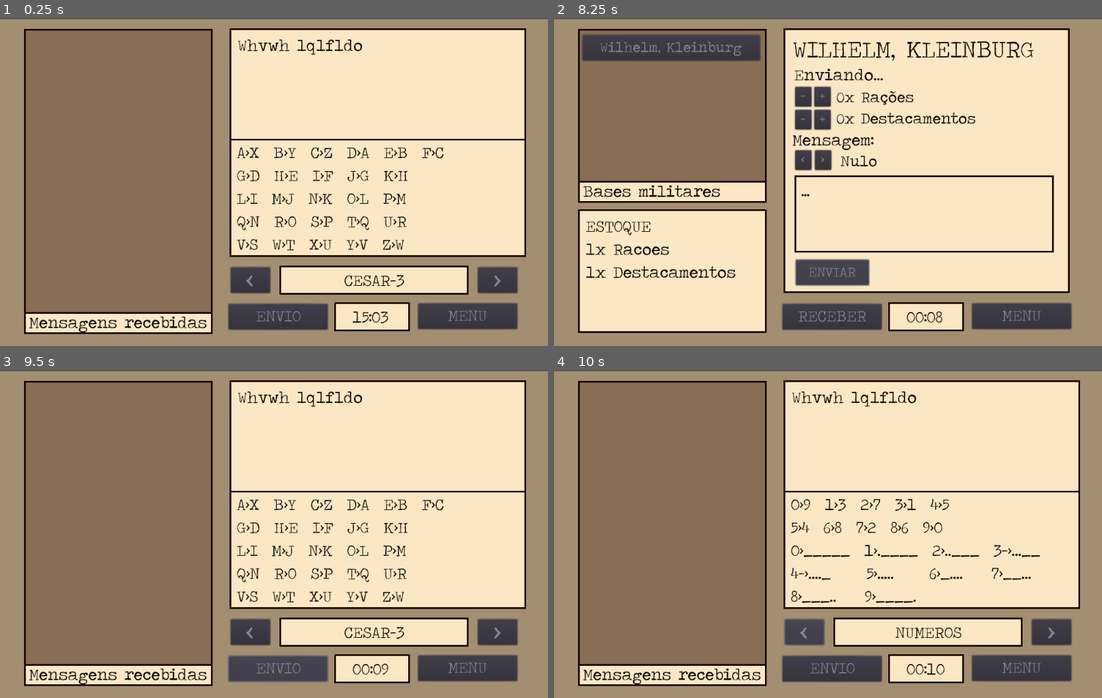
Above: before the commit, frames 1-4 (two rows, left to right).
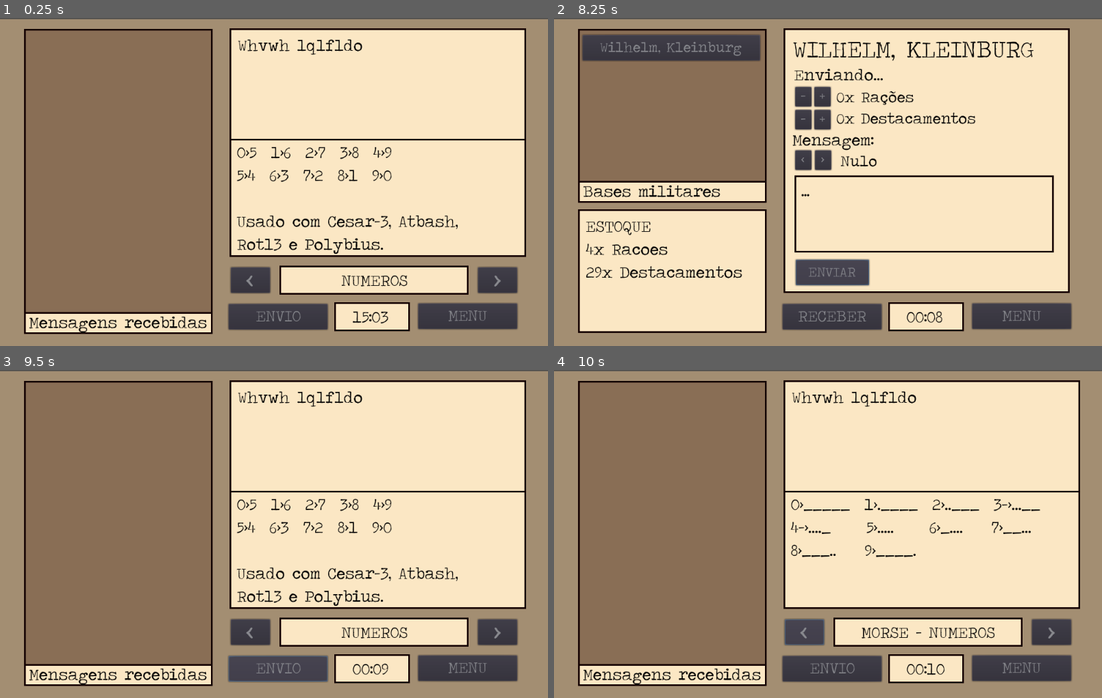
Above: after the commit, the same moments.

Repository: MisterProjectLC/Cifra
Game: Godot game, scene res://scenes/Main.tscn
Same seed, same stepped clock (60 frames per second), same inputs: the game is played once before the commit and once after it.
Inputs:
- Up to frame 1 (0.25 s): no input
- Up to frame 2 (8.25 s): click "<" at 0.5 s; click ">" at 1.25 s; click "ENVIO" at 2 s; click "Wilhelm, Kleinburg" at 2.75 s; click "-" at 3.5 s; click "+" at 4.25 s; click "-" at 5 s; click "+" at 5.75 s; click "<" at 6.5 s; click ">" at 7.25 s; click "ENVIAR" at 8 s
- Up to frame 3 (9.5 s): click "RECEBER" at 8.75 s
- Up to frame 4 (10 s): click "<" at 9.5 s

The runs differ from the first frame. In frame 1, 2.6% of the frame differs, in the area x 43-84%, y 39-83%; in frame 2, 0.8%; in frame 3, 2.6%; in frame 4, 1.8%.
Error before the commit: Invalid call. Nonexistent function 'base_examined' in base 'ColorRect'. (res://scenes/Main.gd:37)

Commit message:
envio de suprimentos, sistema de criptografia finalizado

Diff:
--- a/scenes/Codificador.gd
+++ b/scenes/Codificador.gd
@@ -10,64 +10,69 @@
 			"__._", "._.", "...", "._", ".._",
 			"..._", ".__", "_.._", "_.__", "__.."]
 
-func cesar(string):
+var morse_nums = ["_____", ".____", "..___", "...__", "...._",
+				 ".....", "_....", "__...", "___..", "____."]
+
+
+func codificar(string, ftype):
+	if ftype == 'reverso' or ftype == 'morse':
+		return funcref(self, ftype).call_func(string)
+
 	var s = ""
 	for c in string:
 		if c in alphabet:
-			s += alphabet[(3+alphabet.find(c)) % 26]
+			s = funcref(self, ftype).call_func(c, s)
+		elif c.is_valid_integer():
+			if int(c) < 5:
+				s += str(int(c)+5)
+			else:
+				s += str(9-int(c))
 		else:
 			s += c
+	print(s)
 	return s
 
-func atbash(string):
-	var s = ""
-	for c in string:
-		if c in alphabet:
-			s += alphabet[25-alphabet.find(c)]
-		else:
-			s += c
+func cesar(c, s):
+	s += alphabet[(3+alphabet.find(c)) % 26]
 	return s
 
-func rot13(string):
-	var s = ""
-	for c in string:
-		if c in alphabet:
-			s += alphabet[(13+alphabet.find(c)) % 26]
-		else:
-			s += c
+func atbash(c, s):
+	s += alphabet[25-alphabet.find(c)]
+	return s
+
+func rot13(c, s):
+	s += alphabet[(13+alphabet.find(c)) % 26]
 	return s
 
 func reverso(string):
 	var s = ""
 	var word = ""
-	string = string.insert(string.length(), ' ')
 	for c in string:
 		if c == ' ':
 			s += word + " "
 			word = ""
+		elif c in alphabet or c.is_valid_integer():
+			word += c
 		else:
 			word = word.insert(0, c)
 	return s
 
-func polybius(string):
-	var s = ""
-	for c in string:
-		if c == 'z':
-			s += 'ee'
-		elif c in alphabet:
-			s += alphabet[alphabet.find(c)%5] + alphabet[alphabet.find(c)/5]
-		else:
-			s += c
+func polybius(c, s):
+	if c == 'z':
+		s += 'ee'
+	else:
+		s += alphabet[alphabet.find(c)%5] + alphabet[alphabet.find(c)/5]
 	return s
 
 func morse(string):
 	var s = ""
 	for c in string:
-		if c in alphabet:
+		if c == ' ':
+			s += "/"
+		elif s in alphabet:
 			s += morse[alphabet.find(c)] + " "
-		elif c == ' ':
-			s += "/"
+		elif s.is_valid_integer():
+			s += morse_nums[int(c)] + " "
 		else:
 			s += c
-	print(s)
 	return s
--- a/scenes/Main.gd
+++ b/scenes/Main.gd
@@ -9,7 +9,7 @@
 # Called when the node enters the scene tree for the first time.
 func _ready():
 	atualizar_estoque(5, 30)
-	$Codificador.morse("teste abc".to_lower())
+	$Codificador.codificar("teste abc".to_lower(), "cesar")
 
 
 func atualizar_estoque(racoes, destacamentos):
@@ -34,8 +34,8 @@
 
 
 func base_examined(base):
-	$Envio/Painel.base_examined(base)
+	$Envio/Painel/PainelTexto.base_examined(base)
 
 
 func _on_PainelTexto_envio(racoes, destacamentos, msg_atual):
-	atualizar_estoque(racoes, destacamentos)
+	atualizar_estoque(estoque_racoes-racoes, estoque_destac-destacamentos)
--- a/scenes/Recebimento.gd
+++ b/scenes/Recebimento.gd
@@ -1,7 +1,12 @@
 extends Control
 
-var cifras = ["CESAR-3", "ATBASH", "ROT13", "REVERSO", "POLYBIUS","MORSE", "NUMEROS"]
-var tabelas = ["""A>X  B>Y  C>Z  D>A  E>B  F>C
+var cifras = ["NUMEROS", "CESAR-3", "ATBASH", "ROT13", "REVERSO", "POLYBIUS","MORSE", "MORSE - NUMEROS"]
+var tabelas = ["""0>5  1>6  2>7  3>8  4>9
+5>4  6>3  7>2  8>1  9>0
+
+Usado com Cesar-3, Atbash,
+Rot13 e Polybius.""",
+	"""A>X  B>Y  C>Z  D>A  E>B  F>C
 G>D  H>E  I>F  J>G  K>H
 L>I  M>J  N>K  O>L  P>M
 Q>N  R>O  S>P  T>Q  U>R
@@ -29,9 +34,7 @@
 L>._..   M>__  N>_.   O>___ P>.__.
 Q>__._  R>._.  S>...   T>_    U>.._
 V>..._   W>.__  X>_.._ Y>_.__ Z>__..""",
-"""0>9  1>3  2>7  3>1  4>5
-5>4  6>8  7>2  8>6  9>0
-0>_____  1>.____  2>..___  3->...__
+"""0>_____  1>.____  2>..___  3->...__
 4->...._     5>.....     6>_....    7>__...
 8>___..    9>____."""]
 var cifra_atual = 0
